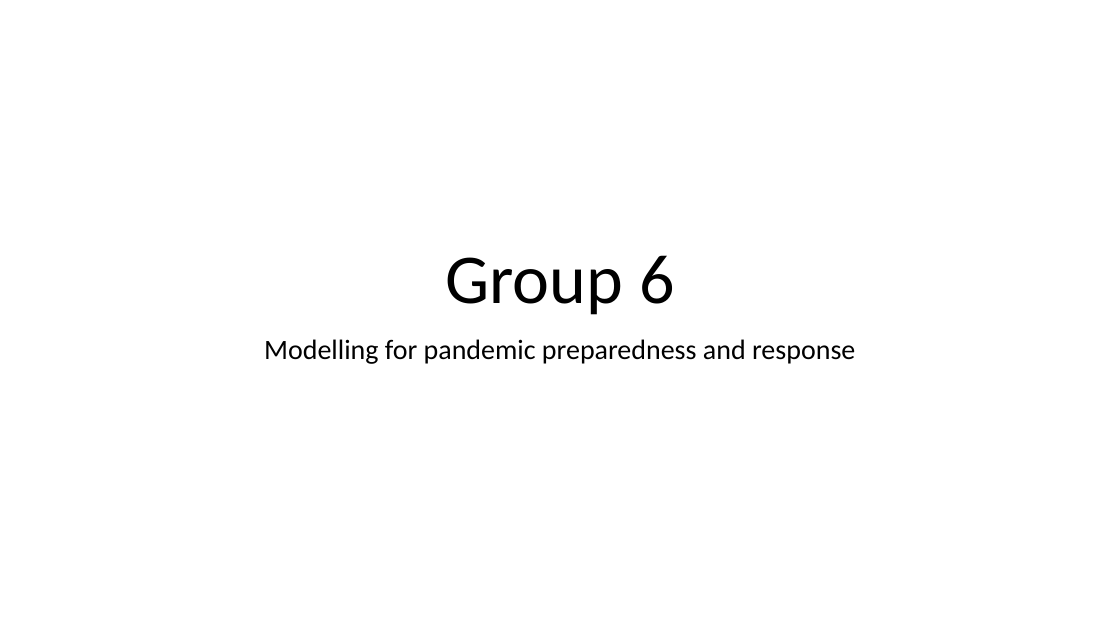
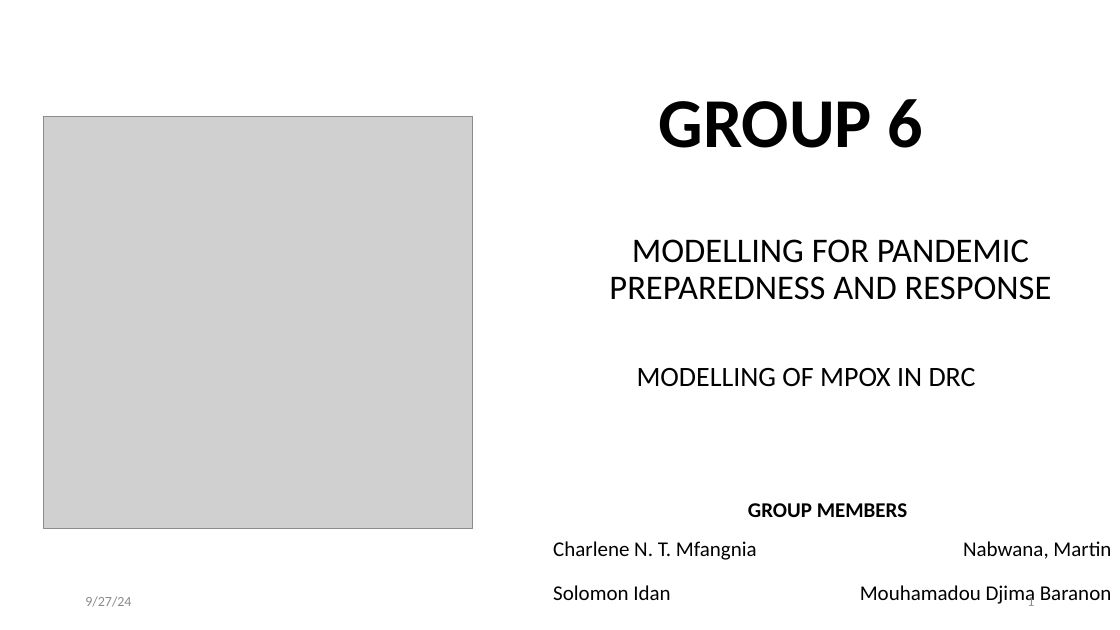
Before and after one commit to Charnadata/Group-6, a slide deck: slide 1 of GWAC-powerpoint.pptx. Drawn at 1120x630 pixels with LibreOffice and Linux fonts; fonts in the diff are those of the drawing; grey boxes stand for pictures. Boxes give left, top, right and bottom in pixels: in the first picture for what was removed or moved away, otherwise in the second. Text is boxed around its words. In the diff, an @@ line names an element or a change of style, - is before the commit and + after.

```diff
--- a/GWAC-powerpoint.pptx
+++ b/GWAC-powerpoint.pptx
@@ picture added at [43,117,472,529] @@
@@ title at [659,99,923,148]: text changed; bold on @@
-Group 6
+GROUP 6
@@ subtitle at [609,239,1052,300]: text changed; size 24 to 29.6 pt @@
-Modelling for pandemic preparedness and response
+MODELLING FOR PANDEMIC PREPAREDNESS AND RESPONSE
@@ text added at [637,368,976,387], 24 pt, text #000000 @@
+MODELLING OF MPOX IN DRC
@@ table added at [545,488,1120,622], 3 rows, 2 columns @@
+GROUP MEMBERS | 
+Charlene N. T. Mfangnia | Nabwana, Martin
+Solomon Idan | Mouhamadou Djima Baranon
@@ text added at [85,596,131,607], 12 pt, text #8C8C8C @@
+9/27/24
@@ page number added at [1027,594,1034,606], 12 pt, text #8C8C8C @@
+1
```
Also in this commit, not shown: 3 other slides changed, 4 slides added, 2 slides removed.
